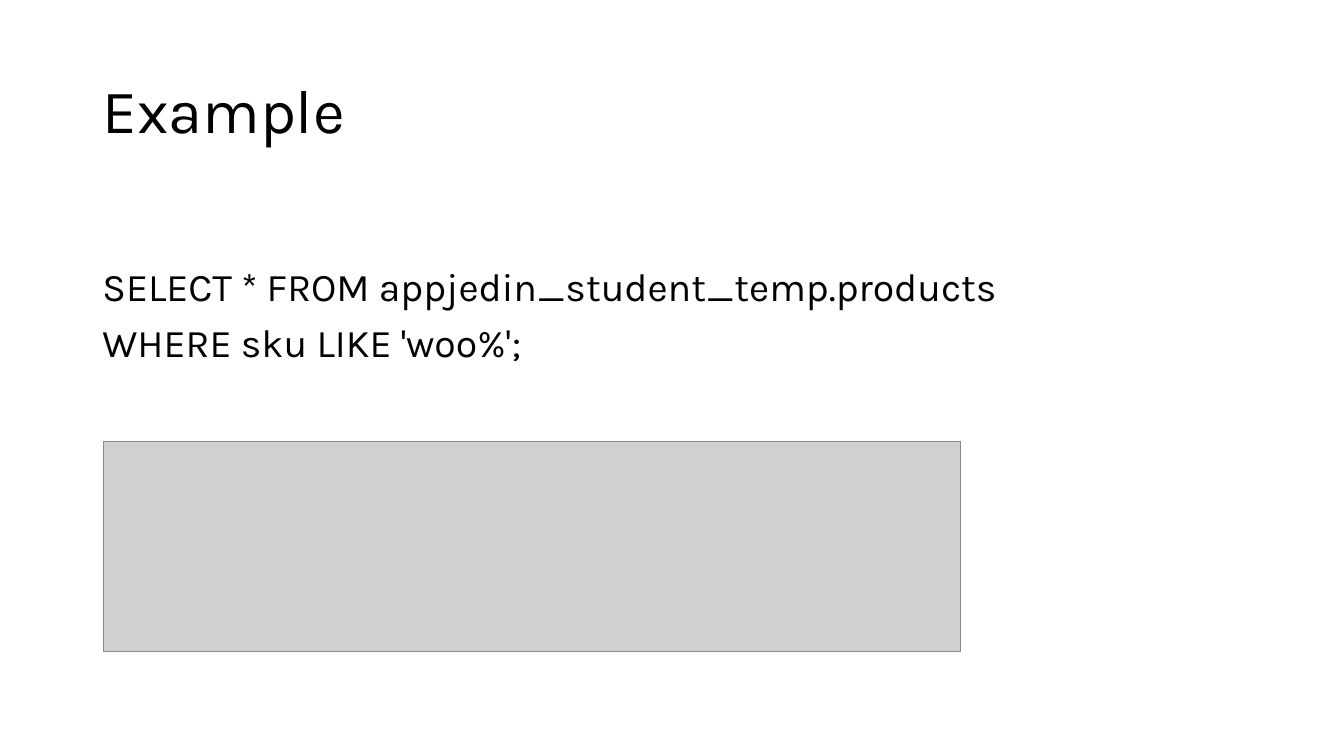
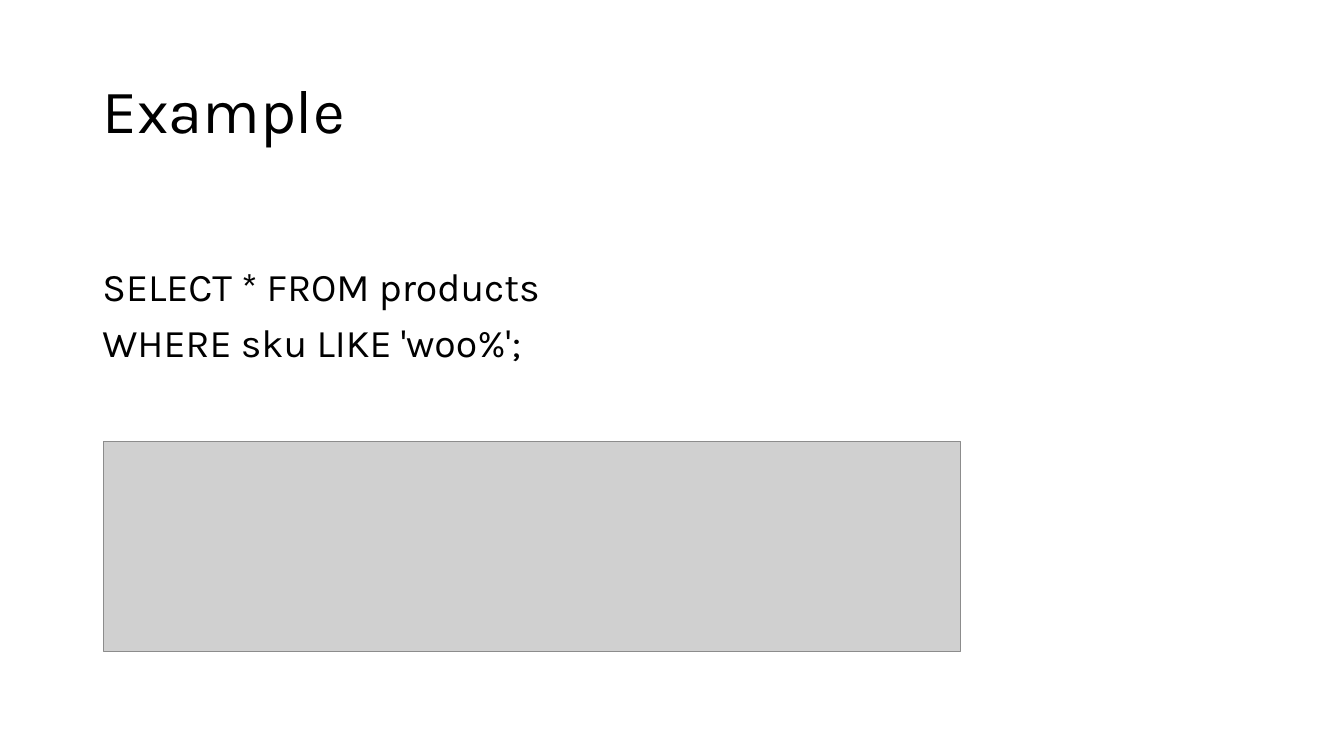
Before and after one commit to appjedi/youtube, a slide deck: slide 18 of SQL/Intro To SQL Day 1.pptx (slide 16 before the commit). Drawn at 1344x756 pixels with LibreOffice and Linux fonts; fonts in the diff are those of the drawing; grey boxes stand for pictures. Boxes give left, top, right and bottom in pixels: in the first picture for what was removed or moved away, otherwise in the second. Text is boxed around its words. In the diff, an @@ line names an element or a change of style, - is before the commit and + after.

```diff
--- a/SQL/Intro To SQL Day 1.pptx
+++ b/SQL/Intro To SQL Day 1.pptx
@@ text at (102, 274, 540, 311): text changed @@
-SELECT * FROM appjedin_student_temp.products
+SELECT * FROM products
```
Also in this commit, not shown: 2 other slides changed, 2 slides added, 10 other files.
